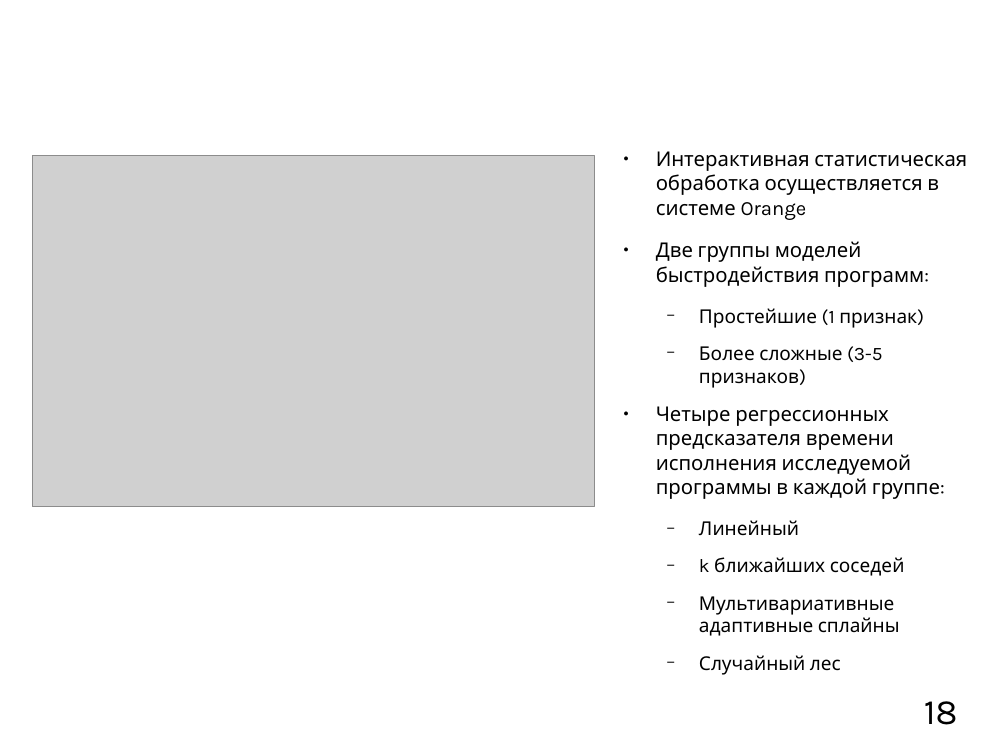
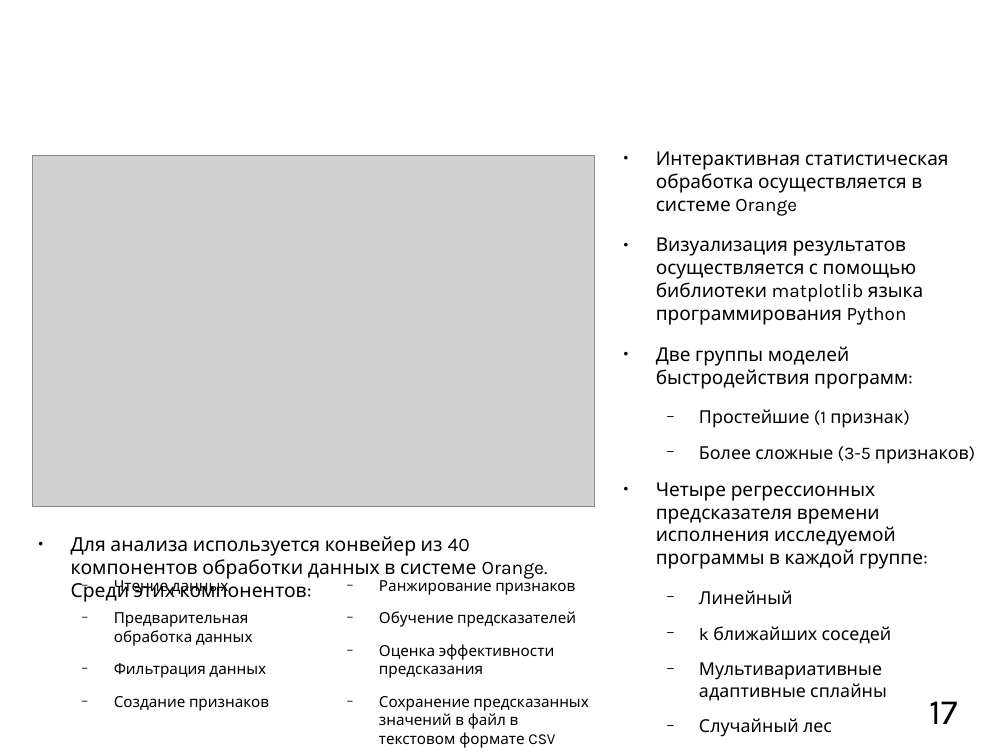
Before and after one commit to mkpankov/adaptor, a slide deck: slide 17 of diploma/defense/brochure.odp (slide 18 before the commit). Drawn at 1008x756 pixels with LibreOffice and Linux fonts; fonts in the diff are those of the drawing; grey boxes stand for pictures; background and template pictures are left out. Boxes give left, top, right and bottom in pixels: in the first picture for what was removed or moved away, otherwise in the second. Text is boxed around its words. In the diff, an @@ line names an element or a change of style, - is before the commit and + after.

```diff
--- a/diploma/defense/brochure.odp
+++ b/diploma/defense/brochure.odp
@@ text at [656, 151, 969, 697]: size 16 to 15 pt in "Интерактивная статистическая обработка осуществляется в сист ...", "Две группы моделей быстродействия программ:", "Четыре регрессионных предсказателя времени исполнения исслед ..."; size 15 to 14 pt in "Простейшие (1 признак)", "Более сложные (3-5 признаков)", "Линейный", "k ближайших соседей" and 2 more places @@
@@ text at [656, 237, 923, 325]: paragraph added @@
+● Визуализация результатов осуществляется с помощью библиотеки matplotlib языка программирования Python
@@ text added at [71, 536, 548, 602], 15.2 pt, text #000000 @@
+● Для анализа используется конвейер из 40 компонентов обработки данных в системе Orange. Среди этих компонентов:
@@ text added at [114, 577, 269, 711], 12 pt, text #000000 @@
+  − Чтение данных
+  − Предварительная обработка данных
+  − Фильтрация данных
+  − Создание признаков
@@ text added at [379, 577, 589, 748], 12 pt, text #000000 @@
+  − Ранжирование признаков
+  − Обучение предсказателей
+  − Оценка эффективности предсказания
+  − Сохранение предсказанных значений в файл в текстовом формате CSV
@@ page number at [929, 701, 957, 724]: text changed @@
-18
+17
```
Also in this commit, not shown: 7 other slides changed, 1 slide added, 1 slide removed.
